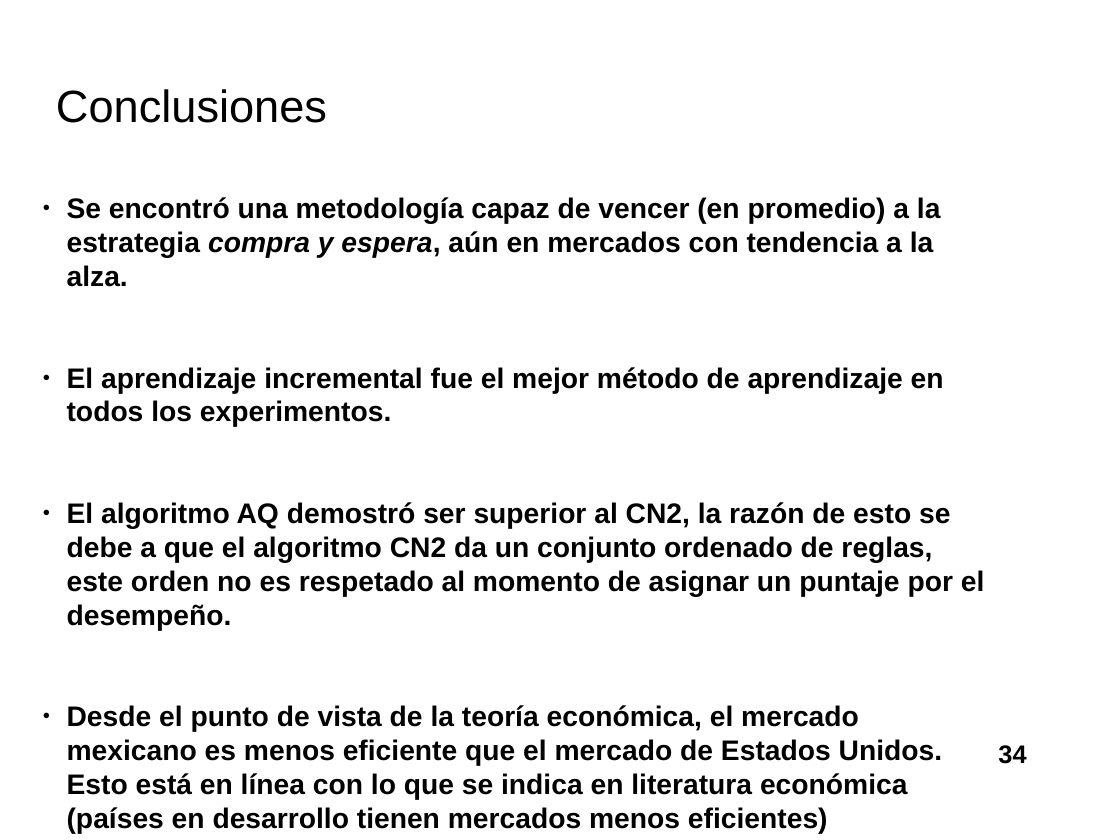
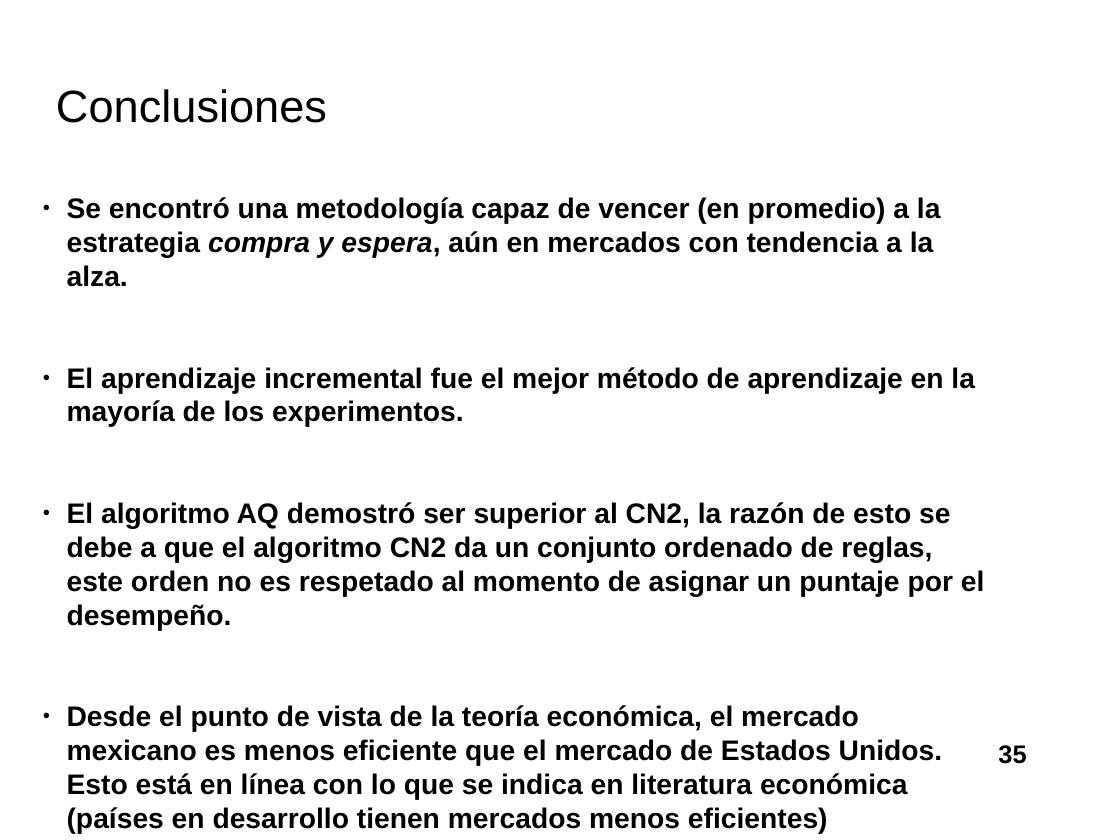
Before and after one commit to davidrmh/Thesis, a slide deck: slide 35 of presentaciones_finales/presentacion_seminario_B19.odp (slide 34 before the commit). Drawn at 1120x840 pixels with LibreOffice and Linux fonts; fonts in the diff are those of the drawing; background and template pictures are left out. Boxes give left, top, right and bottom in pixels: in the first picture for what was removed or moved away, otherwise in the second. Text is boxed around its words. In the diff, an @@ line names an element or a change of style, - is before the commit and + after.

Commit message:
Agrega slide de aprendizaje no incremental

```diff
--- a/presentaciones_finales/presentacion_seminario_B19.odp
+++ b/presentaciones_finales/presentacion_seminario_B19.odp
@@ text at (67,367,975,427): text changed @@
-● El aprendizaje incremental fue el mejor método de aprendizaje en todos los experimentos.
+● El aprendizaje incremental fue el mejor método de aprendizaje en la mayoría de los experimentos.
@@ page number at (998,745,1026,764): text changed @@
-34
+35
```
Also in this commit, not shown: 13 other slides changed, 1 slide added.
